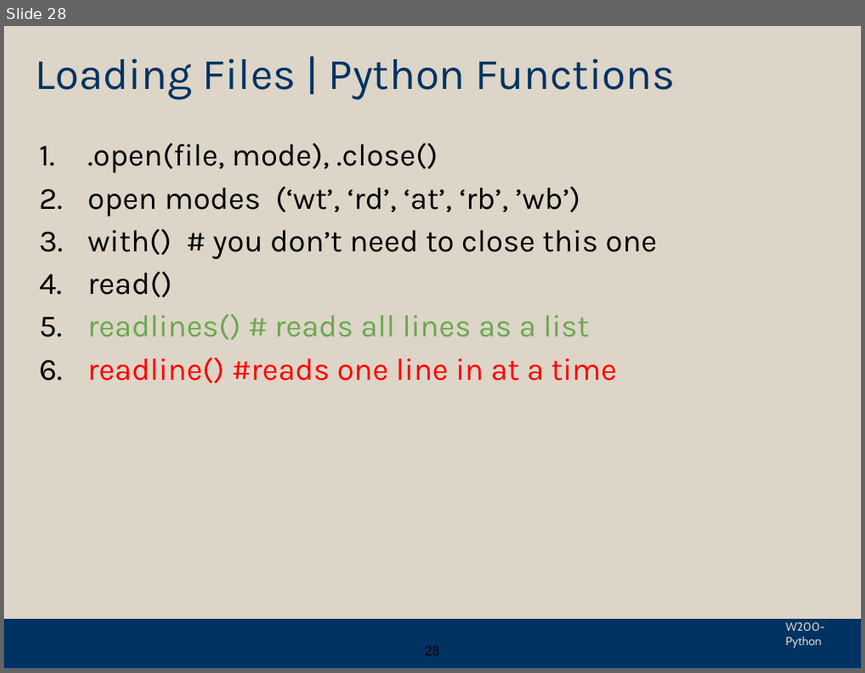
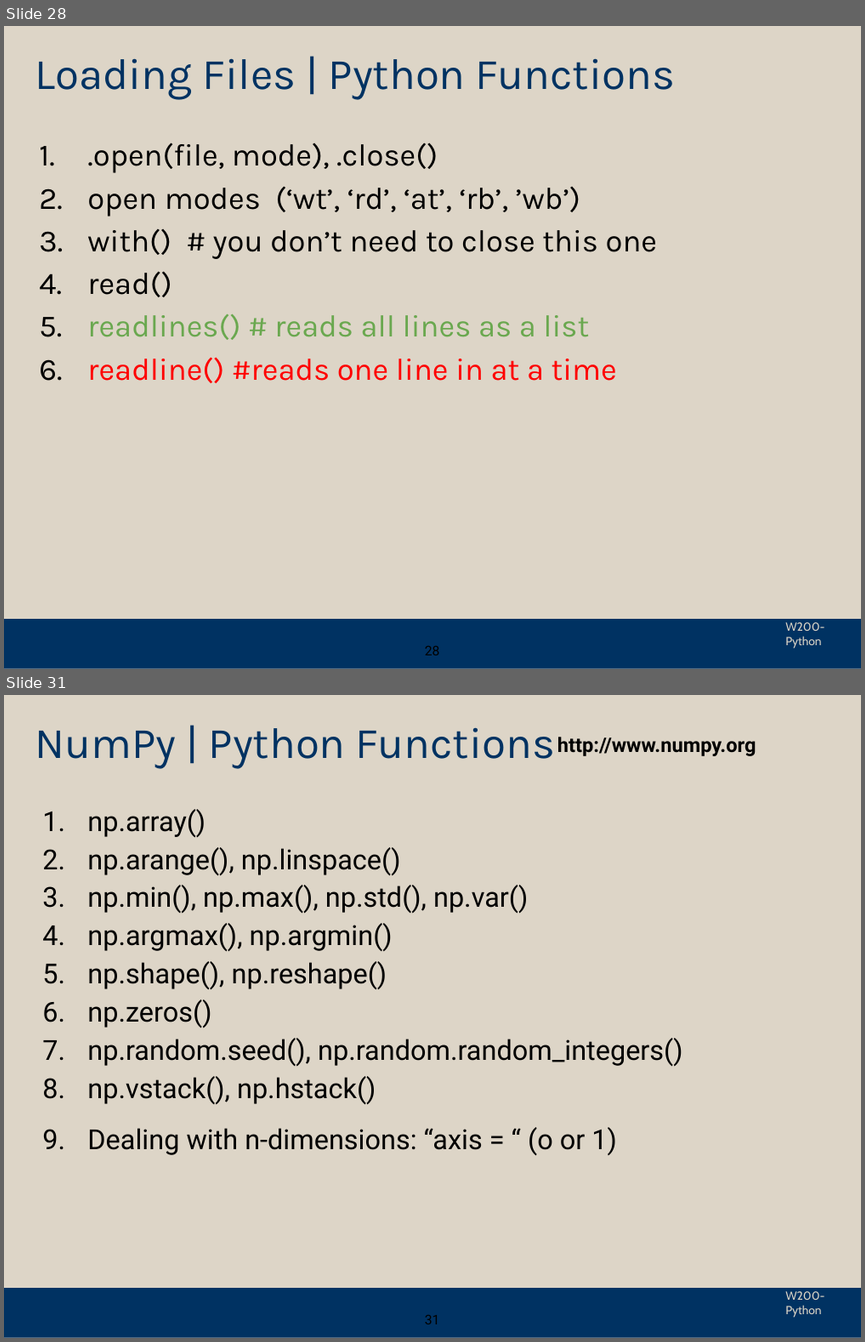
Before and after one commit to yzwu1209/Python_Foundation, a slide deck: sync_presentations/week_09/week_09-new.pptx. Shown one above the other, each under a label of ours: slide 28 before the commit, slides 28 and 31 after it; the slides between them are not shown. The pictures are 865x673 and 865x1342 pixels, drawn with LibreOffice and Linux fonts; fonts in the diff are those of the drawing; background and template pictures are left out. Boxes give left, top, right and bottom in pixels: in the first picture for what was removed or moved away, otherwise in the second. Text is boxed around its words. In the diff, an @@ line names an element or a change of style, - is before the commit and + after.

```diff
--- a/sync_presentations/week_09/week_09-new.pptx
+++ b/sync_presentations/week_09/week_09-new.pptx
@@ slide 31 added at <box>4,695,861,1338</box>, background #DDD5C7; not listed: 2 template elements that a slide beside it also shows @@
@@ title added at <box>35,727,555,769</box>, 52 pt, text #003262 @@
+NumPy | Python Functions
@@ text added at <box>557,737,756,756</box>, 24 pt, text #000000, bold @@
+http://www.numpy.org
@@ text added at <box>87,809,682,1156</box>, 33 pt, text #000000 @@
+1. np.array()
+2. np.arange(), np.linspace()
+3. np.min(), np.max(), np.std(), np.var()
+4. np.argmax(), np.argmin()
+5. np.shape(), np.reshape()
+6. np.zeros()
+7. np.random.seed(), np.random.random_integers()
+8. np.vstack(), np.hstack()
+9. Dealing with n-dimensions: “axis = “ (o or 1)
@@ page number added at <box>425,1315,440,1324</box>, 16 pt, text #000000 @@
+31
```
Also in this commit, not shown: 1 slide changed, 2 other slides added, 1 other file.
